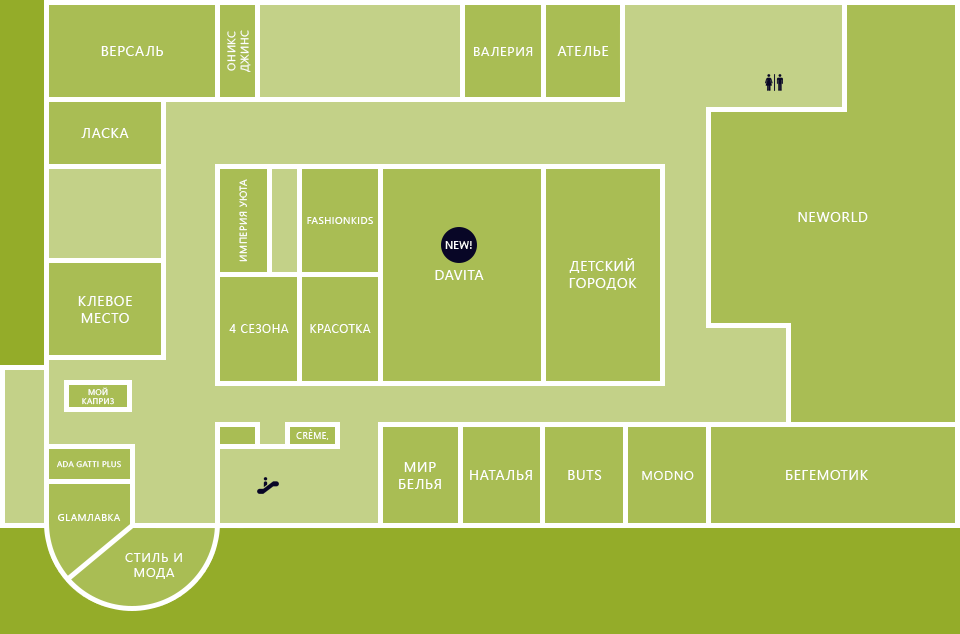
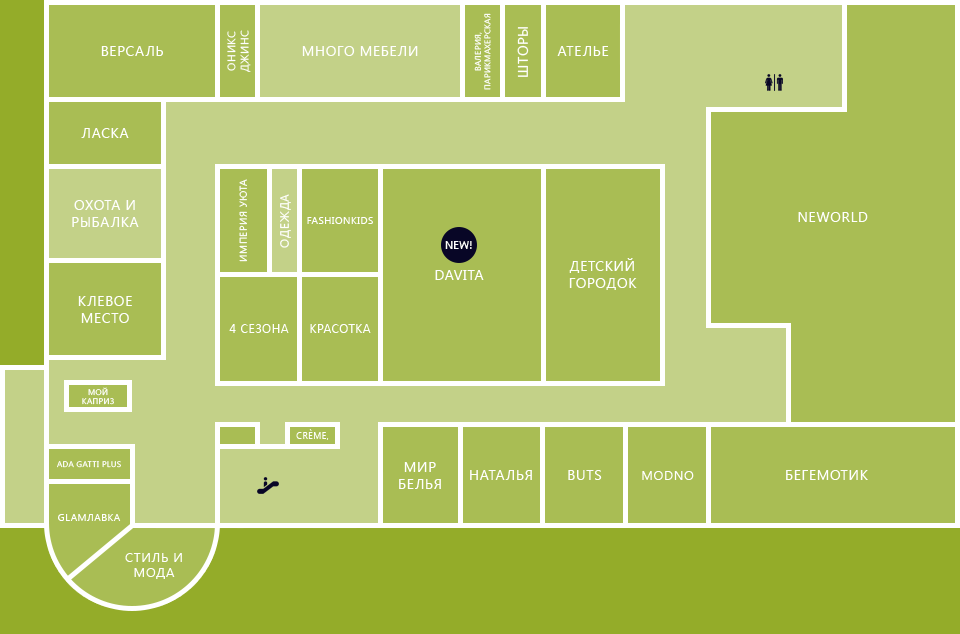
Comparing the layer stacks of the two 960x634 images. Changes:
added layer "Слой 2" above "название" over [57, 13, 868, 579]
hid group "название" (23 layers) over [57, 30, 868, 579]
added layer "Слой 1" above "контуры" over [57, 5, 868, 579]
hid group "контуры" (53 layers) over [57, 5, 868, 579]
